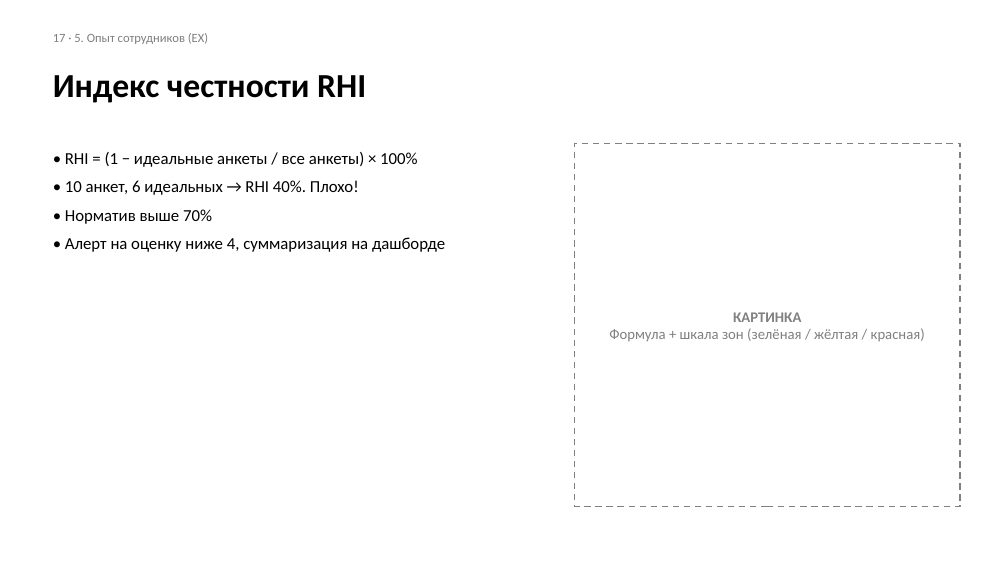
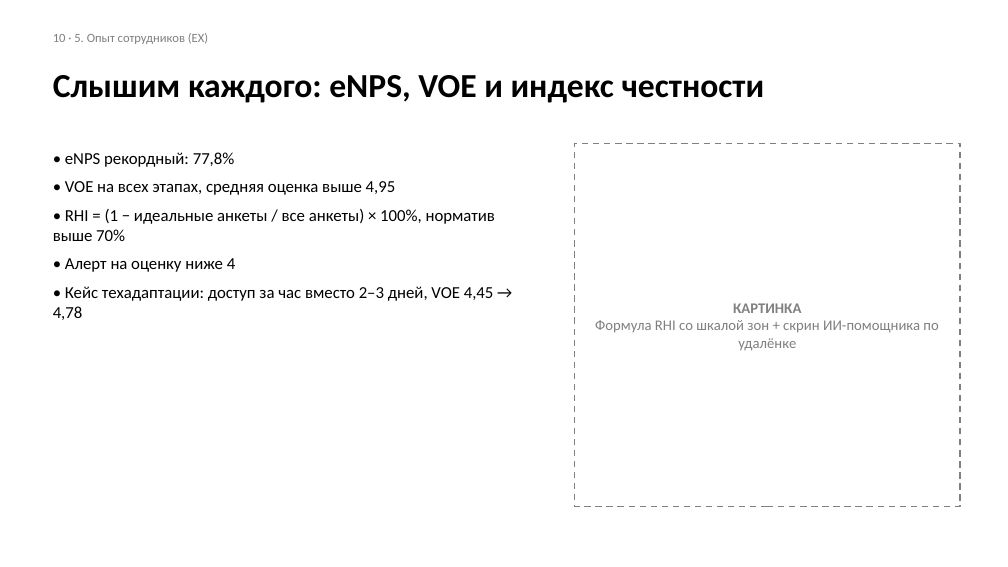
Before and after one commit to sdsds113/aboba, a slide deck: slide 10 of Шаблон_презентации_ХГ_2026.pptx (slide 17 before the commit). Drawn at 1008x567 pixels with LibreOffice and Linux fonts; fonts in the diff are those of the drawing. Boxes give left, top, right and bottom in pixels: in the first picture for what was removed or moved away, otherwise in the second. Text is boxed around its words. In the diff, an @@ line names an element or a change of style, - is before the commit and + after.

```diff
--- a/Шаблон_презентации_ХГ_2026.pptx
+++ b/Шаблон_презентации_ХГ_2026.pptx
@@ text at <box>53,33,208,44</box>: text changed @@
-17 · 5. Опыт сотрудников (EX)
+10 · 5. Опыт сотрудников (EX)
@@ text at <box>53,75,765,103</box>: text changed @@
-Индекс честности RHI
+Слышим каждого: eNPS, VOE и индекс честности
@@ text at <box>53,152,495,320</box>: text changed @@
-• RHI = (1 − идеальные анкеты / все анкеты) × 100%
-• 10 анкет, 6 идеальных → RHI 40%. Плохо!
-• Норматив выше 70%
-• Алерт на оценку ниже 4, суммаризация на дашборде
+• eNPS рекордный: 77,8%
+• VOE на всех этапах, средняя оценка выше 4,95
+• RHI = (1 − идеальные анкеты / все анкеты) × 100%, норматив выше 70%
+• Алерт на оценку ниже 4
+• Кейс техадаптации: доступ за час вместо 2–3 дней, VOE 4,45 → 4,78
@@ text in rectangle at <box>595,320,938,351</box>: text changed @@
-Формула + шкала зон (зелёная / жёлтая / красная)
+Формула RHI со шкалой зон + скрин ИИ-помощника по удалёнке
```
Also in this commit, not shown: 11 other slides changed, 14 slides removed.
